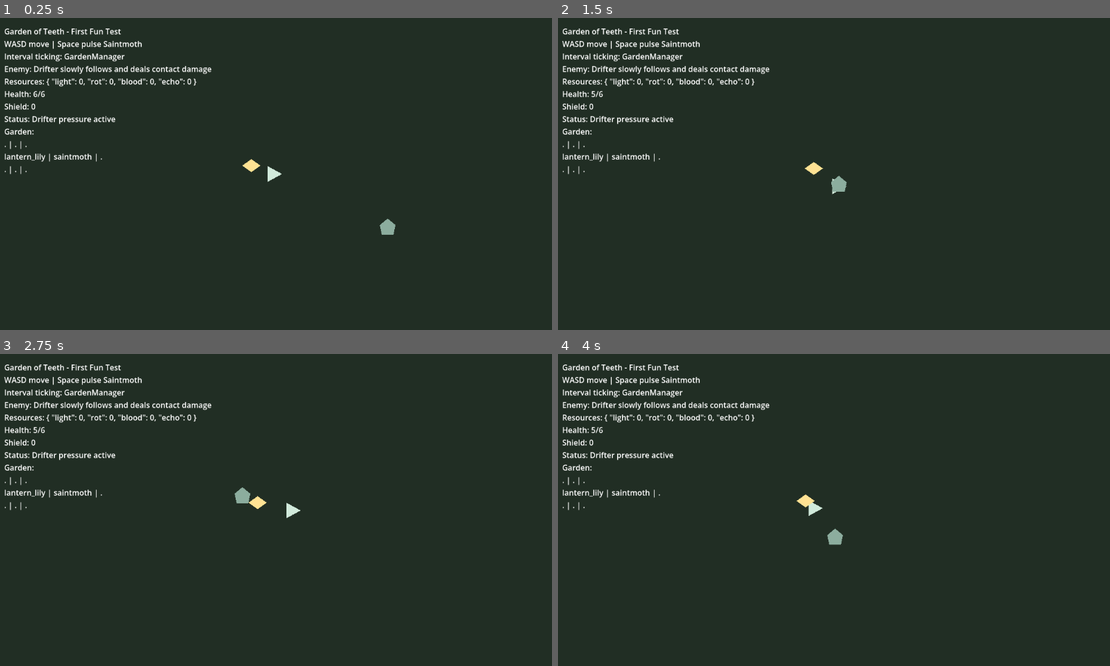
Above: before the commit, frames 1-4 (two rows, left to right).
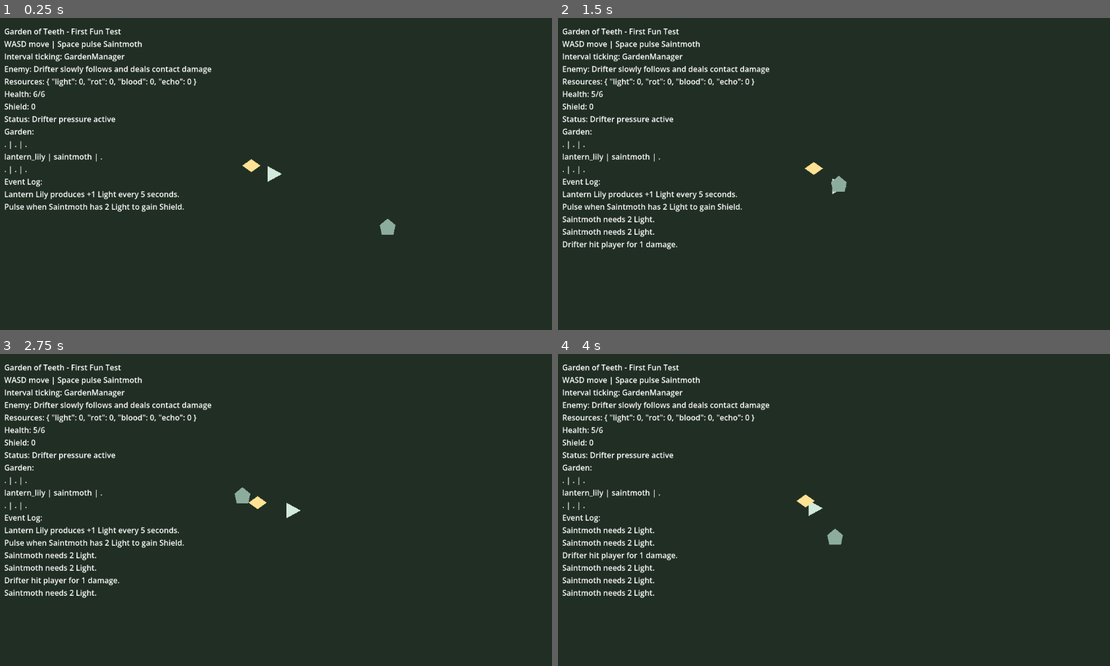
Above: after the commit, the same moments.

Repository: ImperfectRain/Garden-Godot
Game: Godot game, scene res://game/scenes/debug/first_fun_test.tscn
The game is run twice, just before and just after one commit, with the same random seed, the same clock (stepped at 60 frames per second) and the same inputs.
Inputs:
- Up to frame 1 (0.25 s): no input
- Up to frame 2 (1.5 s): hold D (move_right) 0.53-1.28 s; hold Space (pulse) 0.53-1.28 s; hold S (move_down) from 1.28 s (still down); tap Space (pulse) at 1.35 s
- Up to frame 3 (2.75 s): release S (move_down) at 2.03 s; hold D (move_right) from 2.03 s (still down); hold Space (pulse) from 2.03 s (still down)
- Up to frame 4 (4 s): release D (move_right) at 2.78 s; release Space (pulse) at 2.78 s; hold W (move_up) 2.78-3.53 s; tap Space (pulse) at 2.85 s; hold A (move_left) from 3.53 s (still down); hold Space (pulse) from 3.53 s (still down)

The runs differ from the first frame. In frame 1, 0.7% of the frame differs, in the area x 0-34%, y 51-63%; in frame 2, 1.3%; in frame 3, 1.5%, in the area x 0-34%, y 51-79%; in frame 4, 1.2%.

Commit message:
mvp: improve first fun test feedback

Diff:
--- a/game/scripts/core/first_fun_test.gd
+++ b/game/scripts/core/first_fun_test.gd
@@ -4,7 +4,12 @@
 @onready var saintmoth := $Saintmoth
 @onready var debug_label := $CanvasLayer/DebugLabel
 
+const MAX_EVENT_LOG_LINES := 6
+
 var debug_message := "Drifter pressure active"
+var event_log: Array[String] = []
+var _last_health := 0
+var _last_shield := 0
 
 
 func _ready() -> void:
@@ -15,8 +20,14 @@
 	player.health_changed.connect(_on_player_health_changed)
 	player.shield_changed.connect(_on_player_shield_changed)
 	player.player_defeated.connect(_on_player_defeated)
-	GardenResources.resource_changed.connect(_refresh_debug)
+	GardenResources.resource_changed.connect(_on_resource_changed)
+	GardenResources.resource_spent.connect(_on_resource_spent)
+	GardenResources.resource_failed.connect(_on_resource_failed)
 	GardenManager.piece_triggered.connect(_on_piece_triggered)
+	_last_health = player.health
+	_last_shield = player.shield
+	_add_event("Lantern Lily produces +1 Light every 5 seconds.")
+	_add_event("Pulse when Saintmoth has 2 Light to gain Shield.")
 	_refresh_debug("", 0, 0)
 
 
@@ -26,14 +37,42 @@
 
 func _on_piece_triggered(_cell: Vector2i, piece_id: String, _trigger: Dictionary) -> void:
 	JournalManager.discover_piece(piece_id)
+	if piece_id == "lantern_lily":
+		_add_event("Lantern Lily produced +1 Light.")
 	_refresh_debug("", 0, 0)
 
 
-func _on_player_shield_changed(_shield: int) -> void:
+func _on_player_shield_changed(shield: int) -> void:
+	var delta := shield - _last_shield
+	if delta > 0:
+		_add_event("Saintmoth granted +%s Shield." % delta)
+	elif delta < 0:
+		_add_event("Shield absorbed %s damage." % abs(delta))
+	_last_shield = shield
 	_refresh_debug("", 0, 0)
 
 
-func _on_player_health_changed(_health: int, _max_health: int) -> void:
+func _on_player_health_changed(health: int, _max_health: int) -> void:
+	var damage := _last_health - health
+	if damage > 0:
+		_add_event("Drifter hit player for %s damage." % damage)
+	_last_health = health
+	_refresh_debug("", 0, 0)
+
+
+func _on_resource_changed(_resource_id: String, _amount: int, _delta: int) -> void:
+	_refresh_debug("", 0, 0)
+
+
+func _on_resource_spent(resource_id: String, amount: int) -> void:
+	if resource_id == "light":
+		_add_event("Saintmoth consumed %s Light." % amount)
+	_refresh_debug("", 0, 0)
+
+
+func _on_resource_failed(resource_id: String, requested: int, _available: int) -> void:
+	if resource_id == "light":
+		_add_event("Saintmoth needs %s Light." % requested)
 	_refresh_debug("", 0, 0)
 
 
@@ -55,4 +94,12 @@
 		"Garden:"
 	]
 	lines.append_array(GardenManager.as_debug_rows())
+	lines.append("Event Log:")
+	lines.append_array(event_log)
 	debug_label.text = "\n".join(PackedStringArray(lines))
+
+
+func _add_event(message: String) -> void:
+	event_log.append(message)
+	while event_log.size() > MAX_EVENT_LOG_LINES:
+		event_log.pop_front()
Not shown, changed: docs/COMMIT_LOG.md
Not shown, changed: docs/TECHNICAL_DESIGN.md
